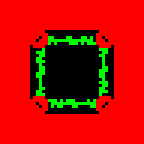
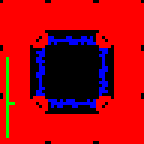
Revision of a layered 144px x 144px image; what changed, layer by layer:
hid group "env_wall" (4 layers) over [0,0,144,144]
hid group "env_floor" (4 layers) over [0,0,144,144]
hid "Layer 1", painted on it over [0,0,144,144]
added layer "b" (2nd of 2, in "env_laser") in group "env_laser" over [0,0,144,144]
added layer "bg" (2nd of 2, in "env_laser") in group "env_laser" over [0,0,144,144]
